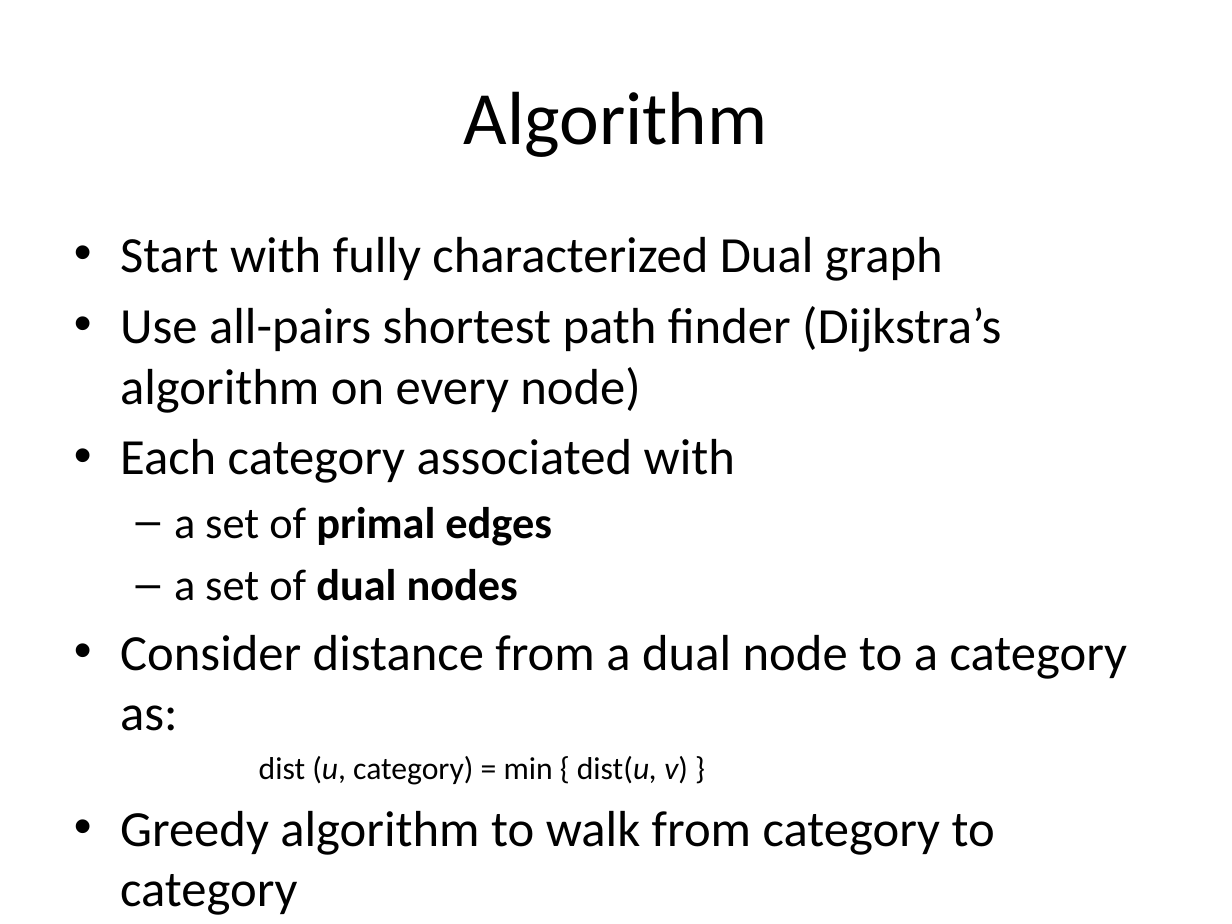
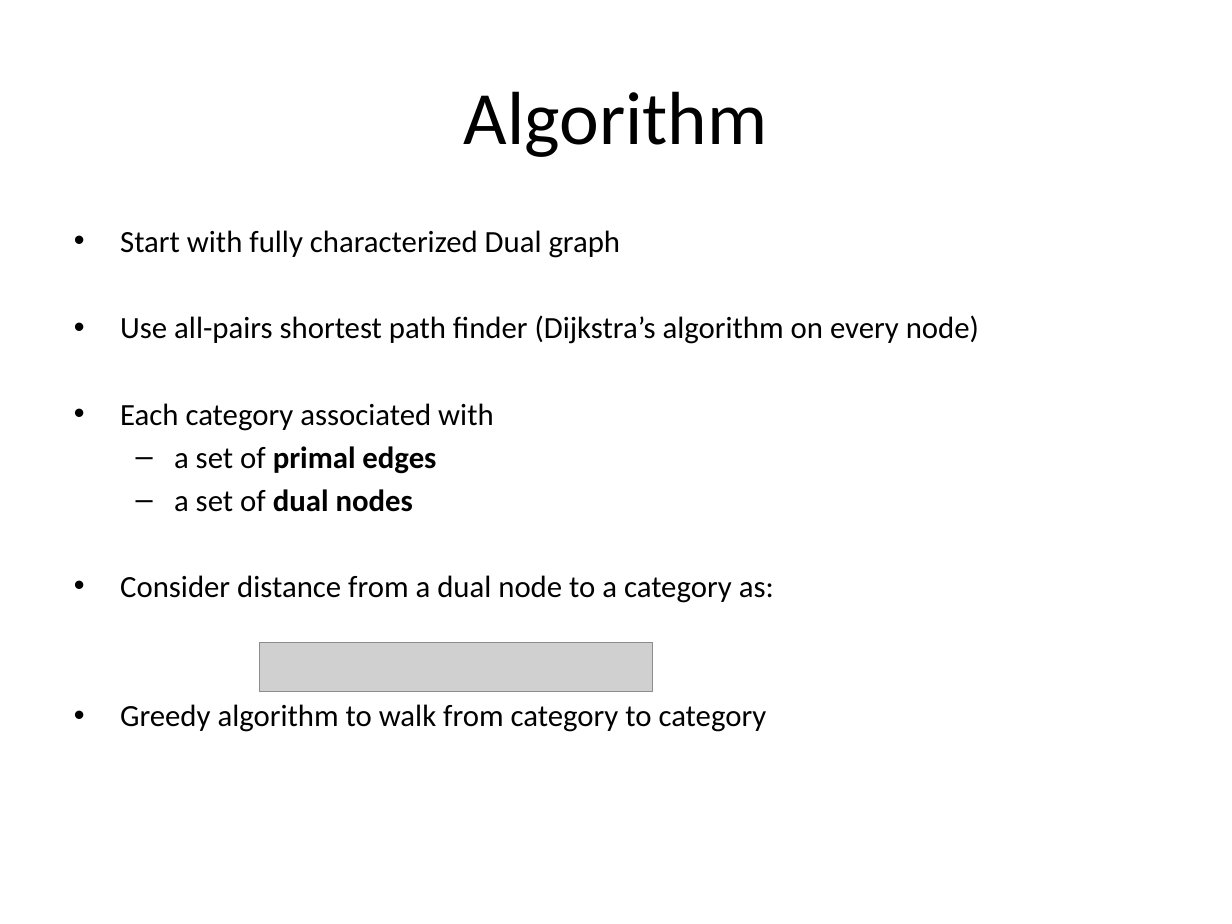
Before and after one commit to samuelbritt/QuickShop, a slide deck: slide 23 of QuickShop_DEMO.pptx. Drawn at 1232x924 pixels with LibreOffice and Linux fonts; fonts in the diff are those of the drawing; grey boxes stand for pictures. Boxes give left, top, right and bottom in pixels: in the first picture for what was removed or moved away, otherwise in the second. Text is boxed around its words. In the diff, an @@ line names an element or a change of style, - is before the commit and + after.

```diff
--- a/QuickShop_DEMO.pptx
+++ b/QuickShop_DEMO.pptx
@@ text "Start with fully characterized Dual ..." at <box>120,230,979,732</box>: size 29.6 to 18 pt in "Start with fully characterized Dual graph", "Use all-pairs shortest path finder (Dijkstra’s algorithm ...", "Each category associated with", "Consider distance from a dual node to ..." and 1 more places; size 25.9 to 18 pt in "a set of primal edges", "a set of dual nodes"; less space between paragraphs @@
@@ picture added at <box>259,642,652,691</box> @@
@@ text at <box>259,756,688,785</box>: paragraph removed @@
-            dist (u, category) = min { dist(u, v) }
```
Also in this commit, not shown: 5 other slides changed, 1 other file.
